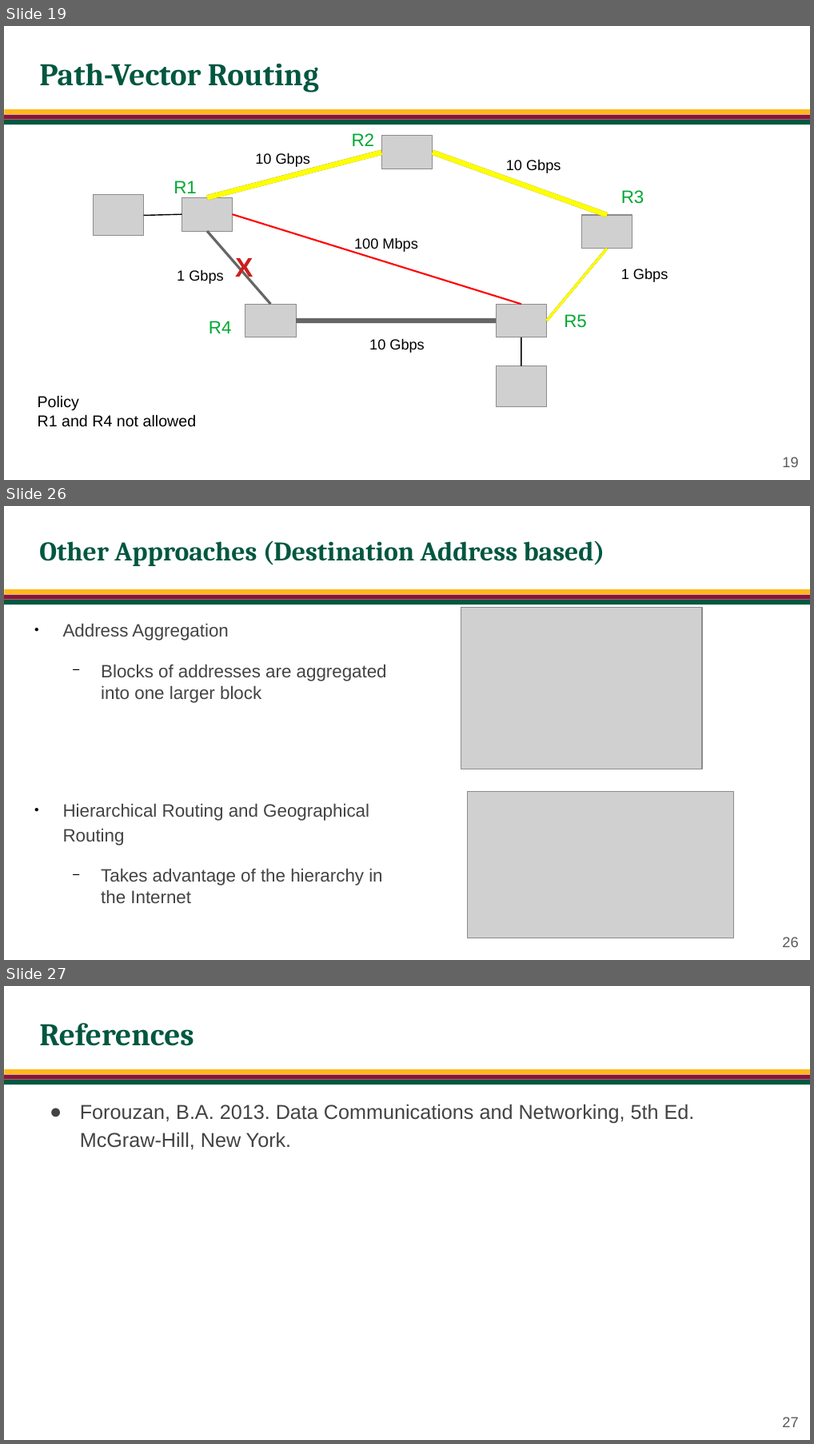
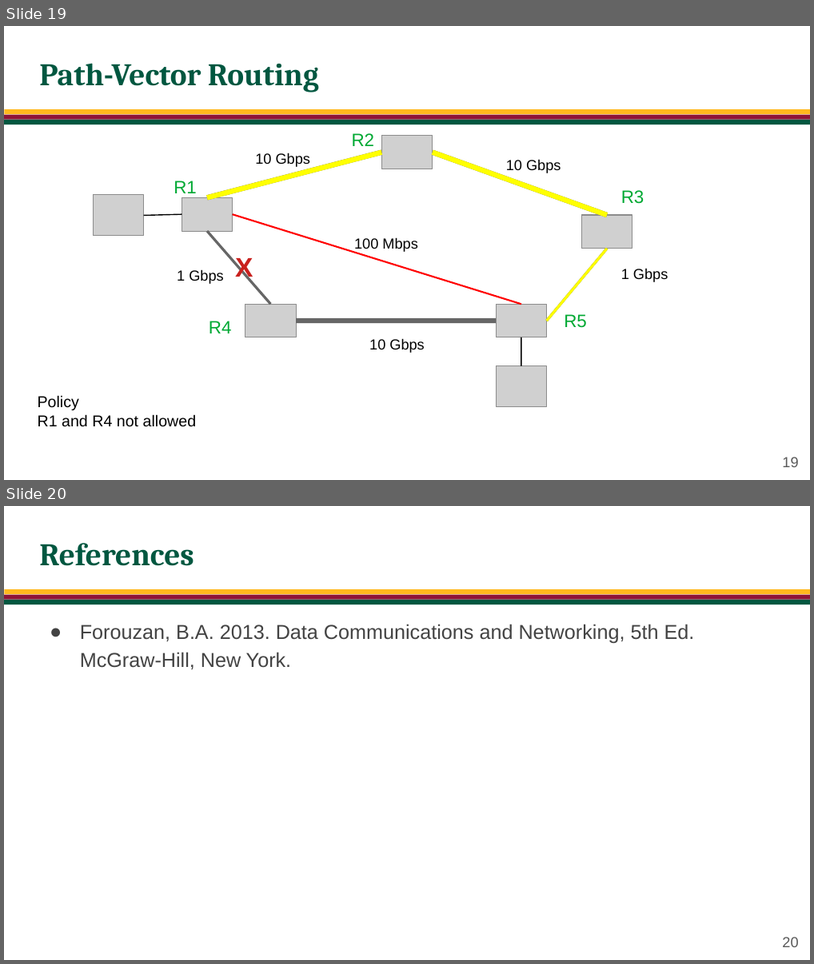
Before and after one commit to jachermocilla/extra-course-materials, a slide deck: cmsc137/slides-rsm/CMSC 137 - 21 - Routing.odp. Shown one above the other, each under a label of ours: slides 19, 26 and 27 before the commit, slides 19 and 20 after it; the slides between them are not shown. The pictures are 814x1444 and 814x964 pixels, drawn with LibreOffice and Linux fonts; fonts in the diff are those of the drawing; grey boxes stand for pictures; background and template pictures are left out. Boxes give left, top, right and bottom in pixels: in the first picture for what was removed or moved away, otherwise in the second. Text is boxed around its words. In the diff, an @@ line names an element or a change of style, - is before the commit and + after.

```diff
--- a/cmsc137/slides-rsm/CMSC 137 - 21 - Routing.odp
+++ b/cmsc137/slides-rsm/CMSC 137 - 21 - Routing.odp
@@ slide 26 removed at [4, 506, 810, 960], background #FFFFFF; not listed: 3 template elements that a slide beside it also shows @@
@@ title removed at [39, 540, 606, 566] @@
-Other Approaches (Destination Address based)
@@ text removed at [63, 623, 387, 903] @@
-● Address Aggregation
-  − Blocks of addresses are aggregated into one larger block
-● Hierarchical Routing and Geographical Routing
-  − Takes advantage of the hierarchy in the Internet
@@ picture removed at [462, 608, 702, 769] @@
@@ picture removed at [468, 792, 734, 937] @@
@@ page number removed at [782, 936, 798, 947] @@
-26
@@ what was slide 27 is now slide 20 @@
@@ page number at [782, 936, 798, 947]: text changed @@
-27
+20
```
Also in this commit, not shown: 1 slide changed, 6 other slides removed, 38 other files.
